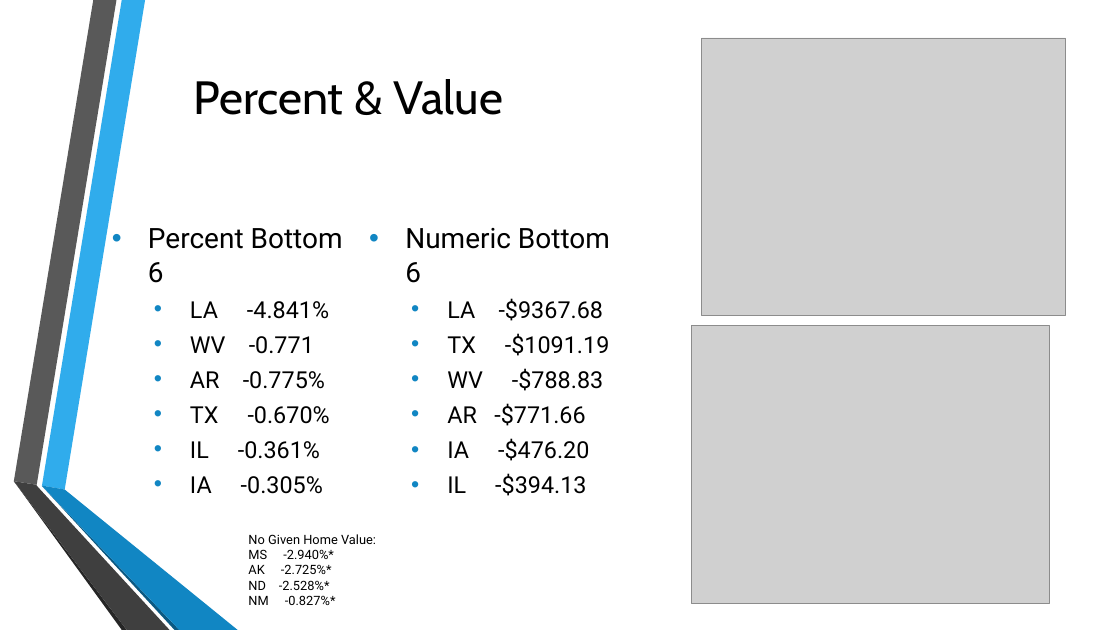
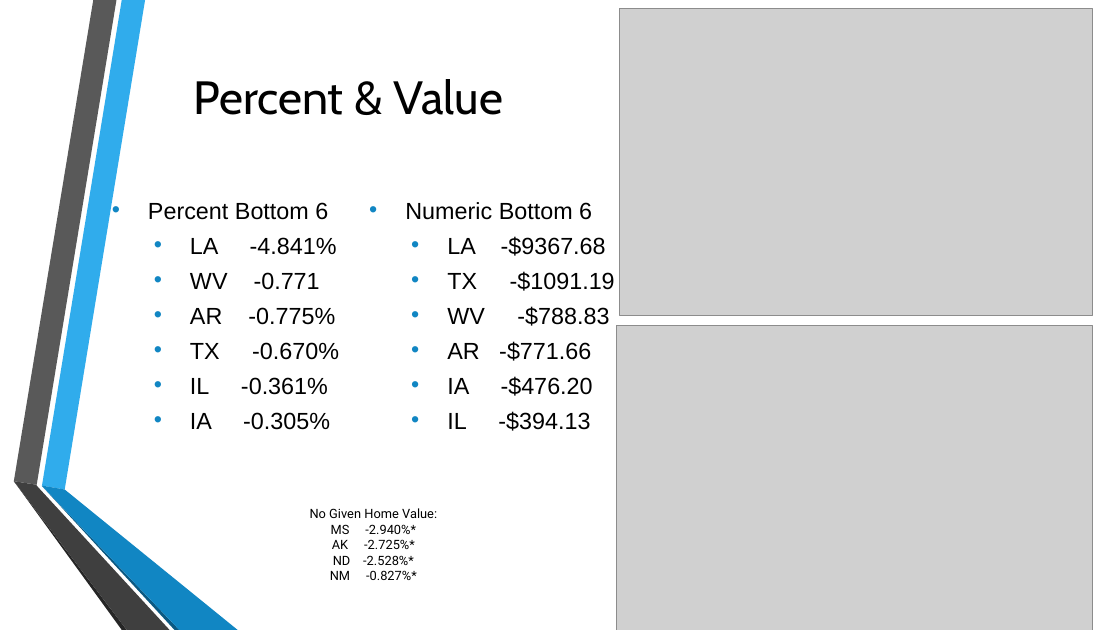
Before and after one commit to josephlomas/Project1_GroupRepo, a slide deck: slide 10 of Real Estate EDA.pptx. Drawn at 1120x630 pixels with LibreOffice and Linux fonts; fonts in the diff are those of the drawing; grey boxes stand for pictures. Boxes give left, top, right and bottom in pixels: in the first picture for what was removed or moved away, otherwise in the second. Text is boxed around its words. In the diff, an @@ line names an element or a change of style, - is before the commit and + after.

```diff
--- a/Real Estate EDA.pptx
+++ b/Real Estate EDA.pptx
@@ picture: place and size @@
-picture at [702, 38, 1065, 315]
+picture at [619, 8, 1092, 315]
@@ text "Percent Bottom 6" at [148, 202, 339, 430]: size 24 to 20 pt in "Percent Bottom 6"; font Roboto to Arial; vertical alignment middle to top @@
@@ text "Numeric Bottom 6" at [405, 202, 615, 431]: size 24 to 20 pt in "Numeric Bottom 6"; font Roboto to Arial; vertical alignment middle to top @@
@@ picture: place and size @@
-picture at [691, 326, 1049, 604]
+picture at [617, 325, 1092, 630]
@@ text "No Given Home Value:": place and size @@
-text "No Given Home Value:" at [248, 534, 376, 605]
+text "No Given Home Value:" at [310, 508, 437, 580]
@@ text "No Given Home Value:" at [310, 508, 437, 580]: alignment left to centre @@
```
Also in this commit, not shown: 10 other slides changed, 3 slides added, 3 slides removed, 1 other file.
